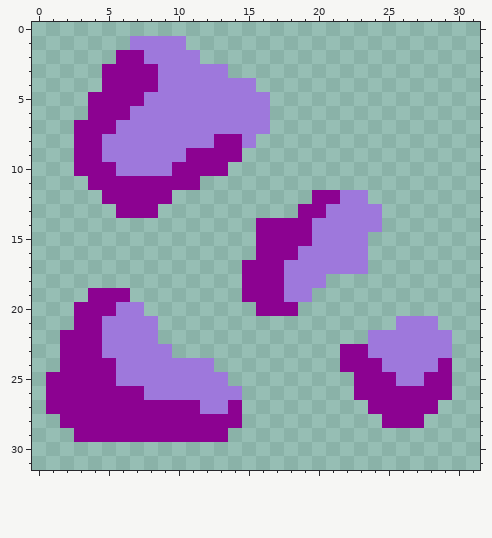
One commit to this pixel-art sprite: sprites/blocks/environment/steel-sedimentation2.png. The first picture shows the starting point.
The file is 32x32 pixels.
The same view after the edit:
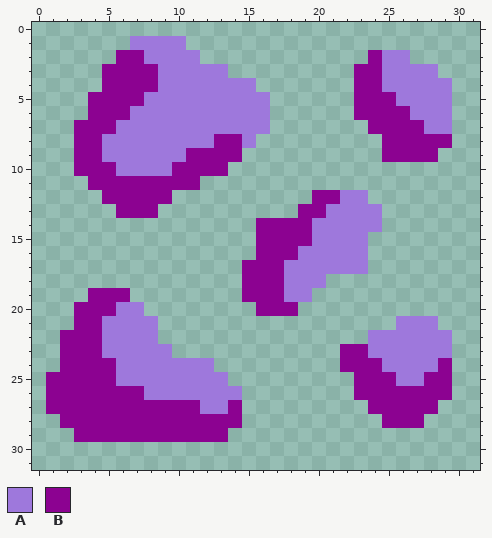
Palette (. is transparent): A #9e78dc  B #8c0291
From old to new:
@@ x 21..31 @@
  1 ...........
- 2 ...........
- 3 ...........
- 4 ...........
- 5 ...........
- 6 ...........
- 7 ...........
- 8 ...........
- 9 ...........
+ 2 ...BAA.....
+ 3 ..BBAAAA...
+ 4 ..BBAAAAA..
+ 5 ..BBBAAAA..
+ 6 ..BBBBAAA..
+ 7 ...BBBBAA..
+ 8 ....BBBBB..
+ 9 ....BBBB...
 10 ...........
Pixel boxes of the changes (left, top, right, bottom) in both pictures:
added: (354, 50, 452, 162)
